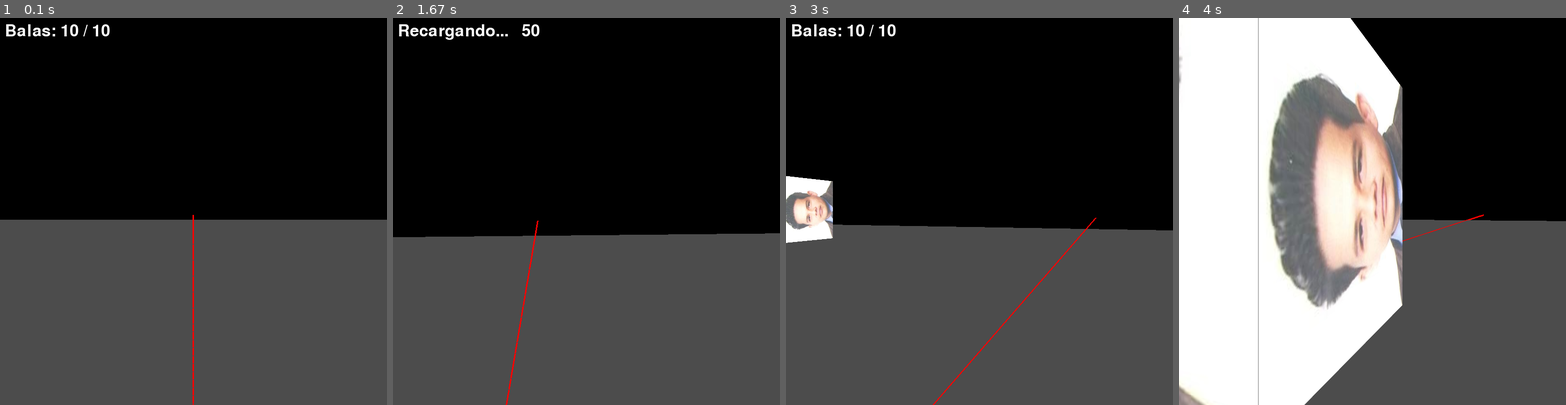
Above: before the commit, frames 1-4 (left to right).
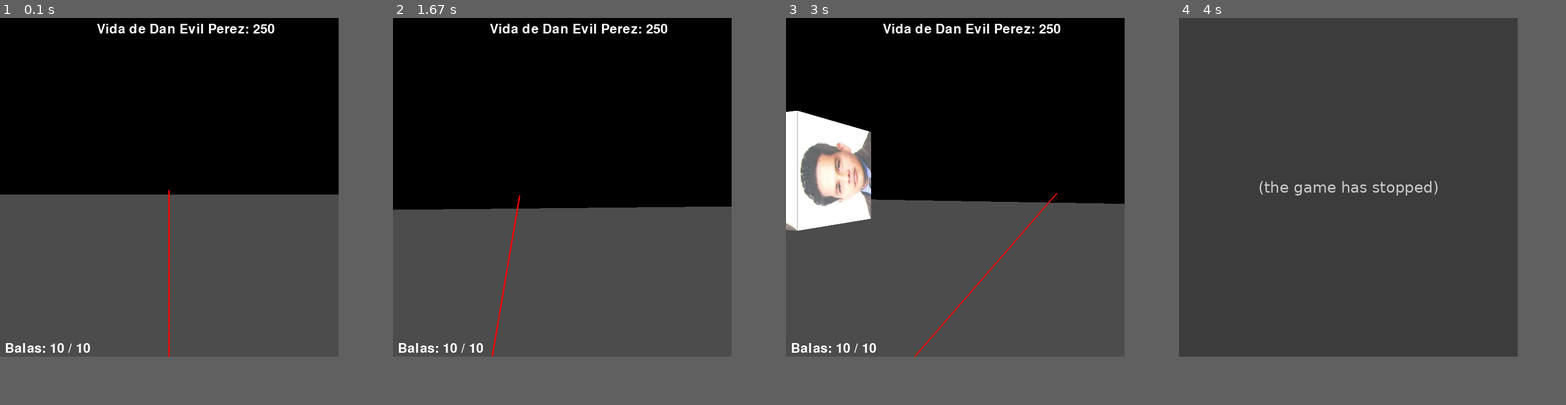
Above: after the commit, the same moments.

Repository: YaheDex/pygames
Game: pygame game, started from Ejemplo8_observadorFPV_v2/PlanoCubos.py
The game is run twice, just before and just after one commit, with the same random seed, the same clock (stepped at 60 frames per second) and the same inputs.
Inputs (mouse positions are in pixels of both pictures, inside the frame that each line leads up to):
- Up to frame 1 (0.1 s): no input
- Up to frame 2 (1.67 s): click (563, 188) at 0.38 s; tap R at 0.67 s; hold D 1-1.47 s; tap Space at 1.07, 1.37, 1.57 s; hold W from 1.5 s (still down)
- Up to frame 3 (3 s): release W at 1.8 s; hold D 1.83-2.3 s; tap Space at 1.9, 2.2, 2.4, 2.7, 2.97 s; hold A 2.33-2.87 s; hold S from 2.9 s (still down)
- Up to frame 4 (4 s): release S at 3.2 s; click (1240, 265) at 3.28 s
The window is 800x800 before the commit and 700x700 after it. Grey fills any space a smaller window leaves; there, only what the larger window draws over its background counts as a difference.

The runs differ from the first frame. In frame 1, 14% of the frame differs, in the area x 0-100%, y 0-100%; in frame 2, 15%; in frame 3, 19%; in frame 4, 77%.
After the commit the program exited at 3.55 s; later frames show no game.

Commit message:
Dan tiene vida y se muere lol

Diff:
--- a/Ejemplo8_observadorFPV_v2/PlanoCubos.py
+++ b/Ejemplo8_observadorFPV_v2/PlanoCubos.py
@@ -7,11 +7,12 @@
 from Cubo import Cubo
 from Player import Player
 from bala import Bala
+from evilDan import evilDan
 
 filename1 = "danp.jpg"
 textures = []
-screen_width = 800
-screen_height = 800
+screen_width = 700
+screen_height = 700
 FOVY = 60.0
 ZNEAR = 1.0
 ZFAR = 900.0
@@ -34,7 +35,7 @@
 Z_MIN = -500
 Z_MAX = 500
 DimBoard = 200
-dansito = Cubo(DimBoard, 1.0, 11)
+dansito = evilDan(DimBoard, 250)
 jugador = Player()
 pygame.init()
 pygame.mixer.init()
@@ -97,6 +98,40 @@
     glPolygonMode(GL_FRONT_AND_BACK, GL_FILL)
     Texturas(filename1)
 
+
+def render_text(text, x, y):
+    img = pygame.font.Font(None, 40).render(text, True, (255, 255, 255))
+    w, h = img.get_size()
+    texture = glGenTextures(1)
+    glPixelStorei(GL_UNPACK_ALIGNMENT, 1)
+    glBindTexture(GL_TEXTURE_2D, texture)
+    glTexParameter(GL_TEXTURE_2D, GL_TEXTURE_MAG_FILTER, GL_NEAREST)
+    glTexParameter(GL_TEXTURE_2D, GL_TEXTURE_MIN_FILTER, GL_NEAREST)
+    data = pygame.image.tostring(img, "RGBA", 1)
+    glTexImage2D(GL_TEXTURE_2D, 0, GL_RGBA, w, h, 0, GL_RGBA, GL_UNSIGNED_BYTE, data)
+
+    glEnable(GL_BLEND)
+    glBlendFunc(GL_SRC_ALPHA, GL_ONE_MINUS_SRC_ALPHA)
+    glEnable(GL_TEXTURE_2D)
+    glBindTexture(GL_TEXTURE_2D, texture)
+
+    glColor3f(1, 1, 1)
+    glBegin(GL_QUADS)
+    glTexCoord2f(0, 1)
+    glVertex2f(x, y)
+    glTexCoord2f(1, 1)
+    glVertex2f(x + w, y)
+    glTexCoord2f(1, 0)
+    glVertex2f(x + w, y + h)
+    glTexCoord2f(0, 0)
+    glVertex2f(x, y + h)
+    glEnd()
+
+    glDisable(GL_TEXTURE_2D)
+    glDisable(GL_BLEND)
+
+    glDeleteTextures([int(texture)])
+
 def display():
     global contar
 
@@ -116,36 +151,24 @@
     for plataforma in listacubos:
         plataforma.drawCube(textures, 0, [255, 255, 255])
 
-    if not contar:
-        dansito.drawCube(textures, 0, [255, 255, 255])
-    else:
-        dansito.drawCube(textures, 0, [255, 0, 0])
+    if dansito:
+        if not contar:
+            dansito.drawCube(textures, 0, [255, 255, 255])
+        else:
+            dansito.drawCube(textures, 0, [255, 0, 0])
 
     for obj in balas:
         obj.drawBala()
         obj.update()
-        if obj.checkCol(dansito):
-            print("le pegaste a dan")
-            contar = True
-            hit.play()
-            obj.vive = False
+        if dansito:
+            if obj.checkCol(dansito):
+                dansito.health -= 10
+                contar = True
+                hit.play()
+                obj.vive = False
+
 
     # Render 2D text
-    if not jugador.isReloading and jugador.currentBalas:
-        img = pygame.font.Font(None, 50).render(f"Balas: {jugador.currentBalas} / {jugador.maxBalas}", True, (255, 255, 255))
-    elif not jugador.isReloading and not jugador.currentBalas:
-        img = pygame.font.Font(None, 50).render(f"Balas: {jugador.currentBalas} / {jugador.maxBalas} R para recargar", True, (255, 255, 255))
-    else:
-        img = pygame.font.Font(None, 50).render(f"Recargando...   {jugador.coolReload}", True, (255, 255, 255))
-    w, h = img.get_size()
-    texture = glGenTextures(1)
-    glPixelStorei(GL_UNPACK_ALIGNMENT, 1)
-    glBindTexture(GL_TEXTURE_2D, texture)
-    glTexParameter(GL_TEXTURE_2D, GL_TEXTURE_MAG_FILTER, GL_NEAREST)
-    glTexParameter(GL_TEXTURE_2D, GL_TEXTURE_MIN_FILTER, GL_NEAREST)
-    data = pygame.image.tostring(img, "RGBA", 1)
-    glTexImage2D(GL_TEXTURE_2D, 0, GL_RGBA, w, h, 0, GL_RGBA, GL_UNSIGNED_BYTE, data)
-
     glMatrixMode(GL_PROJECTION)
     glPushMatrix()
     glLoadIdentity()
@@ -154,32 +177,22 @@
     glPushMatrix()
     glLoadIdentity()
 
-    glEnable(GL_BLEND)
-    glBlendFunc(GL_SRC_ALPHA, GL_ONE_MINUS_SRC_ALPHA)
-    glEnable(GL_TEXTURE_2D)
-    glBindTexture(GL_TEXTURE_2D, texture)
-
-    glColor3f(1, 1, 1)
-    glBegin(GL_QUADS)
-    glTexCoord2f(0, 1)
-    glVertex2f(10, 10)
-    glTexCoord2f(1, 1)
-    glVertex2f(10 + w, 10)
-    glTexCoord2f(1, 0)
-    glVertex2f(10 + w, 10 + h)
-    glTexCoord2f(0, 0)
-    glVertex2f(10, 10 + h)
-    glEnd()
-
-    glDisable(GL_TEXTURE_2D)
-    glDisable(GL_BLEND)
+    if not jugador.isReloading and jugador.currentBalas:
+        render_text(f"Balas: {jugador.currentBalas} / {jugador.maxBalas}", 10, screen_height - 30)
+    elif not jugador.isReloading and not jugador.currentBalas:
+        render_text(f"Balas: {jugador.currentBalas} / {jugador.maxBalas} R para recargar", 10, screen_height - 30)
+    else:
+        render_text(f"Recargando...   {jugador.coolReload}", 10, screen_height - 30)
+
+    if dansito:
+        render_text(f"Vida de Dan Evil Perez: {dansito.health}", (screen_width ) // 2 - 150, 10)
+    else:
+        render_text("Has salvado al mundo de la invasión", (screen_width ) // 2 - 150, 10)
 
     glMatrixMode(GL_PROJECTION)
     glPopMatrix()
     glMatrixMode(GL_MODELVIEW)
     glPopMatrix()
-
-    glDeleteTextures([int(texture)])
 
 
 done = False
@@ -217,12 +230,15 @@
     verX = jugador.Position[0] + jugador.newDir[0]
     verZ = jugador.Position[2] + jugador.newDir[2]
     gluLookAt(jugador.Position[0], jugador.Position[1], jugador.Position[2], verX, jugador.Position[1], verZ, UP_X, UP_Y, UP_Z)
-    dansito.chase_player(jugador.Position, 0.7)
     if dansito:
+        dansito.chase_player(jugador.Position, 0.8)
         if dansito.check_collision(jugador.Position):
             print("¡Has perdido!")
             done = True
             break
+        if not dansito.vive:
+            dansito = None
+
 
     display()
     pygame.display.flip()
--- a/Ejemplo8_observadorFPV_v2/Player.py
+++ b/Ejemplo8_observadorFPV_v2/Player.py
@@ -20,7 +20,7 @@
         self.pr = None
         self.maxBalas = 10
         self.currentBalas = 10
-        self.coolReload = 150
+        self.coolReload = 100
         self.isReloading = False
 
     def rotating(self):
@@ -73,7 +73,7 @@
 
         if self.coolReload <= 0:
             self.isReloading = False
-            self.coolReload = 150
+            self.coolReload = 100
             self.currentBalas = self.maxBalas
 
 
@@ -86,18 +86,14 @@
                     # El personaje choca con la plataforma
                     self.Position[0] = self.prevPos[0]  # Restablece a la última posición segura
                     self.Position[2] = self.prevPos[2]
-                    print('FUAaaaaaaaaaaaaaaaaaa')
                 elif obj.height <= self.Position[1] <= (obj.height+5):
                     # El personaje está sobre la plataforma
                     self.pr = obj
                     self.preEyeY = obj.height + 5
-                    print('FUuuuuuuuuuuuUUUUUUUUUUUUUUUUUUUUUUUU')
             elif (self.pr != None):
                 if (math.sqrt((self.pr.Position[0] - self.Position[0])**2 + (self.pr.Position[2] - self.Position[2])**2) >= 10): #el personaje sale del área de colisión de la plataforma
-                    print("WOOOOOOOOOOOOOOOOOOOOOOOOOOOOOOOOOOOOOOOOOOOOOOOOOOOOOOO")
                     if self.Position[1] > obj.height:  # Altura de la plataforma
                         # El personaje cae de la plataforma
                         self.on_ground = False
                         self.preEyeY = 5
-                        print('qqqqqqqqqqqqqqqqqqqqqqqqqqqqqqqqqqqqqqqqqqqqqqqqqqqqqq')
                         self.pr = None
--- /dev/null
+++ b/Ejemplo8_observadorFPV_v2/evilDan.py
@@ -0,0 +1,90 @@
+import pygame
+from pygame.locals import *
+
+# Cargamos las bibliotecas de OpenGL
+from OpenGL.GL import *
+from OpenGL.GLU import *
+from OpenGL.GLUT import *
+
+import random
+import math
+import numpy as np
+
+class evilDan:
+
+    def __init__(self, dim, health):
+        #Se inicializa las coordenadas de los vertices del cubo
+        self.points = np.array([[-1.0,-1.0, 1.0], [1.0,-1.0, 1.0], [1.0,-1.0,-1.0], [-1.0,-1.0,-1.0],
+                                [-1.0, 1.0, 1.0], [1.0, 1.0, 1.0], [1.0, 1.0,-1.0], [-1.0, 1.0,-1.0]])
+
+        self.DimBoard = dim
+        #Se inicializa una posicion aleatoria en el tablero
+        self.Position = []
+        self.Position.append(-200)
+        self.Position.append(5.0)
+        self.Position.append(200)
+        self.health = health
+        self.vive = True
+
+    def drawFace(self, x1, y1, z1, x2, y2, z2, x3, y3, z3, x4, y4, z4, color):
+        glColor3f(color[0],color[1],color[2])
+        glBegin(GL_QUADS)
+        glTexCoord2f(0.0, 0.0)
+        glVertex3f(x1, y1, z1)
+        glTexCoord2f(0.0, 1.0)
+        glVertex3f(x2, y2, z2)
+        glTexCoord2f(1.0, 1.0)
+        glVertex3f(x3, y3, z3)
+        glTexCoord2f(1.0, 0.0)
+        glVertex3f(x4, y4, z4)
+        glEnd()
+
+    def drawCube(self, texture, id, color):
+        glPushMatrix()
+        glTranslatef(self.Position[0], self.Position[1], self.Position[2])
+        glScaled(5,5,5)
+        glColor3f(1.0, 1.0, 1.0)
+        #Activate textures
+        glEnable(GL_TEXTURE_2D)
+        #up face
+        glBindTexture(GL_TEXTURE_2D, texture[id])
+        self.drawFace(-1.0, 1.0, 1.0, -1.0, 1.0, -1.0, 1.0, 1.0, -1.0, 1.0, 1.0, 1.0, color)
+        #front face
+        glBindTexture(GL_TEXTURE_2D, texture[id])
+        self.drawFace(-1.0, 1.0, 1.0, -1.0, -1.0, 1.0, 1.0, -1.0, 1.0, 1.0, 1.0, 1.0, color)
+        #right face
+        glBindTexture(GL_TEXTURE_2D, texture[id])
+        self.drawFace(1.0, 1.0, 1.0, 1.0, -1.0, 1.0, 1.0, -1.0, -1.0, 1.0, 1.0, -1.0, color)
+        #back face
+        glBindTexture(GL_TEXTURE_2D, texture[id])
+        self.drawFace(1.0, 1.0, -1.0, -1.0, 1.0, -1.0, -1.0, -1.0, -1.0, 1.0, -1.0, -1.0, color)
+        #left face
+        glBindTexture(GL_TEXTURE_2D, texture[id])
+        self.drawFace(-1.0, 1.0, -1.0, -1.0, -1.0, -1.0, -1.0, -1.0, 1.0, -1.0, 1.0, 1.0, color)
+        glDisable(GL_TEXTURE_2D)
+        glPopMatrix()
+
+    def chase_player(self, player_pos, speed):
+        # Calculate direction vector from cube to player
+        dx = player_pos[0] - self.Position[0]
+        dy = player_pos[1] - self.Position[1]
+        dz = player_pos[2] - self.Position[2]
+
+        # Normalize the direction vector
+        distance = math.sqrt(dx**2 + dy**2 + dz**2)
+        if distance > 0:
+            dx /= distance
+            dy /= distance
+            dz /= distance
+
+        # Move the cube towards the player
+        self.Position[0] += dx * speed
+        self.Position[1] += dy * speed
+        self.Position[2] += dz * speed
+
+        if self.health <= 0:
+            self.vive = False
+
+    def check_collision(self, player_pos):
+        # Verifica si el jugador está suficientemente cerca del cubo para considerarlo una colisión
+        return math.sqrt((self.Position[0] - player_pos[0])**2 + (self.Position[2] - player_pos[2])**2) < 10.0  # Ajusta el 5.0 según el tamaño de tu cubo y jugador
